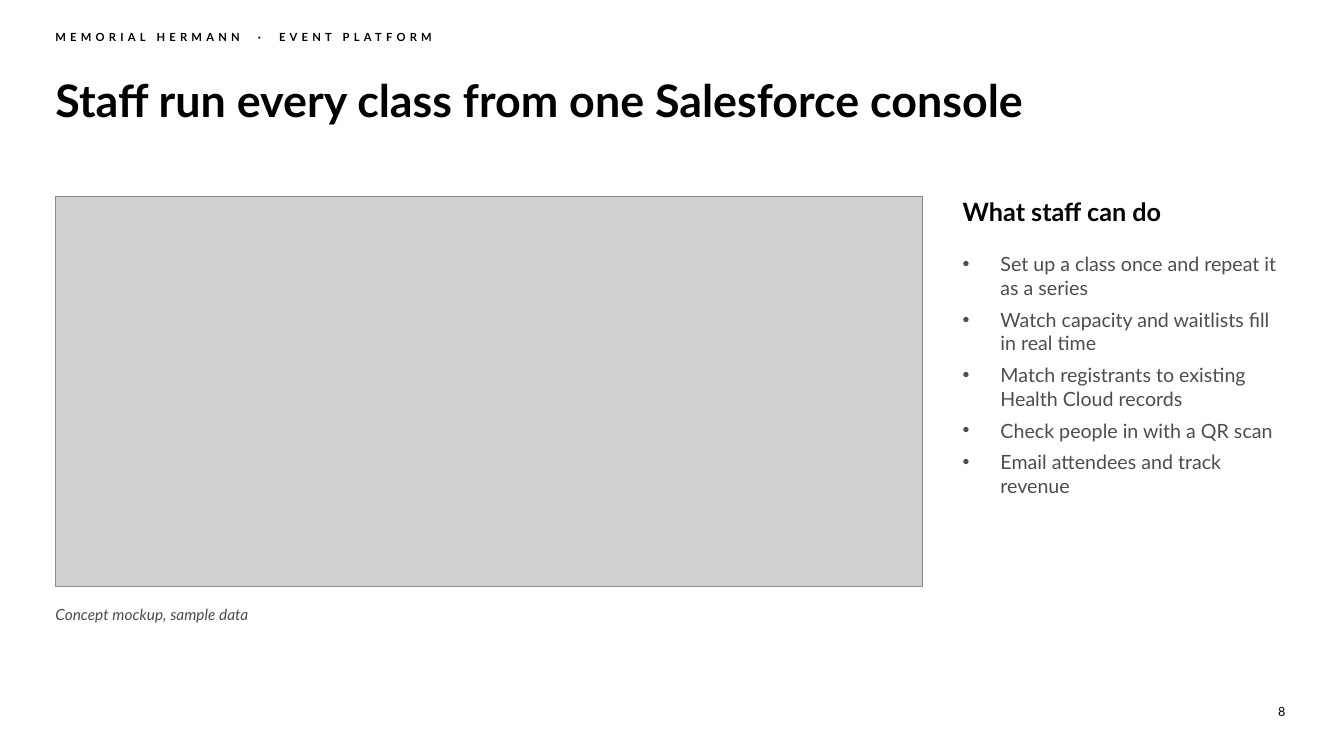
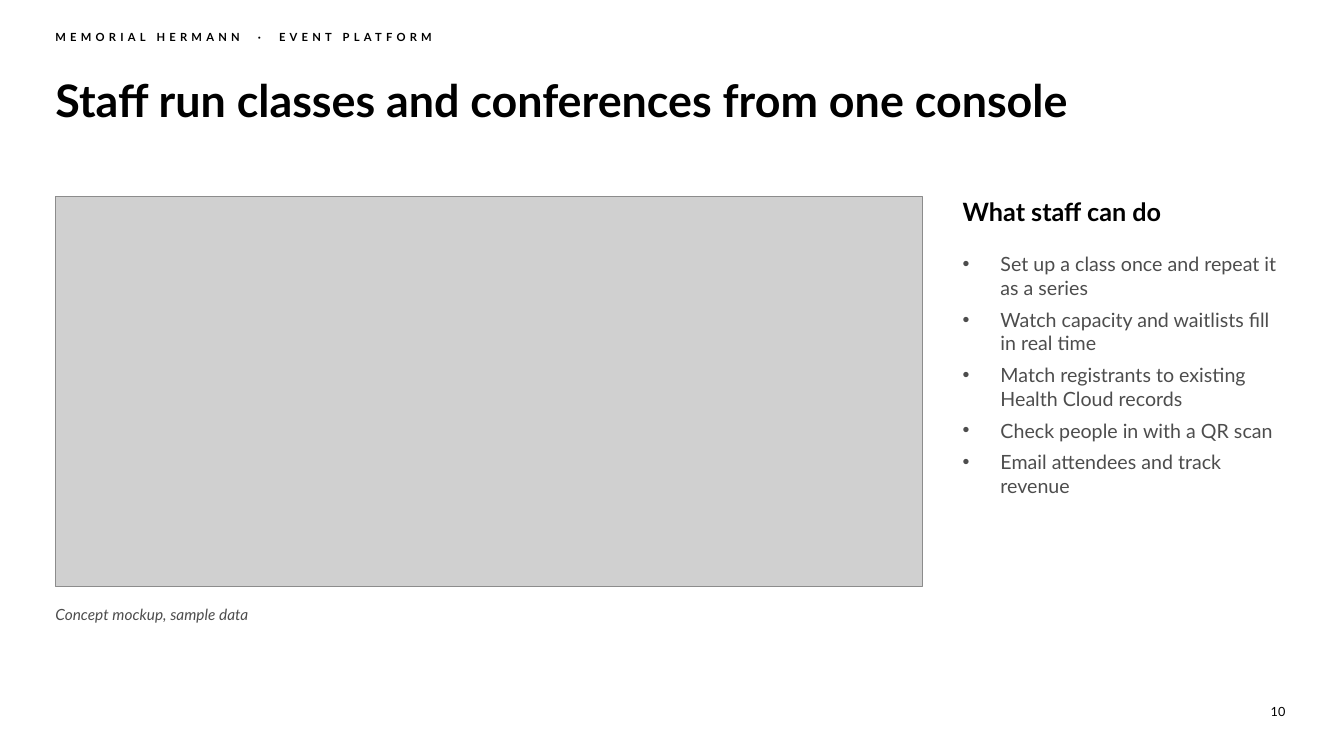
Before and after one commit to chintasurya/preSales_Memorial-hermann, a slide deck: slide 10 of deck/Memorial-Hermann-Event-Platform.pptx (slide 8 before the commit). Drawn at 1344x756 pixels with LibreOffice and Linux fonts; fonts in the diff are those of the drawing; grey boxes stand for pictures; background and template pictures are left out. Boxes give left, top, right and bottom in pixels: in the first picture for what was removed or moved away, otherwise in the second. Text is boxed around its words. In the diff, an @@ line names an element or a change of style, - is before the commit and + after.

```diff
--- a/deck/Memorial-Hermann-Event-Platform.pptx
+++ b/deck/Memorial-Hermann-Event-Platform.pptx
@@ title at (55, 83, 1068, 118): text changed @@
-Staff run every class from one Salesforce console
+Staff run classes and conferences from one console
@@ page number at (1271, 707, 1286, 716): text changed @@
-8
+10
```
Also in this commit, not shown: 15 other slides changed, 4 slides added, 2 slides removed, 8 other files.
